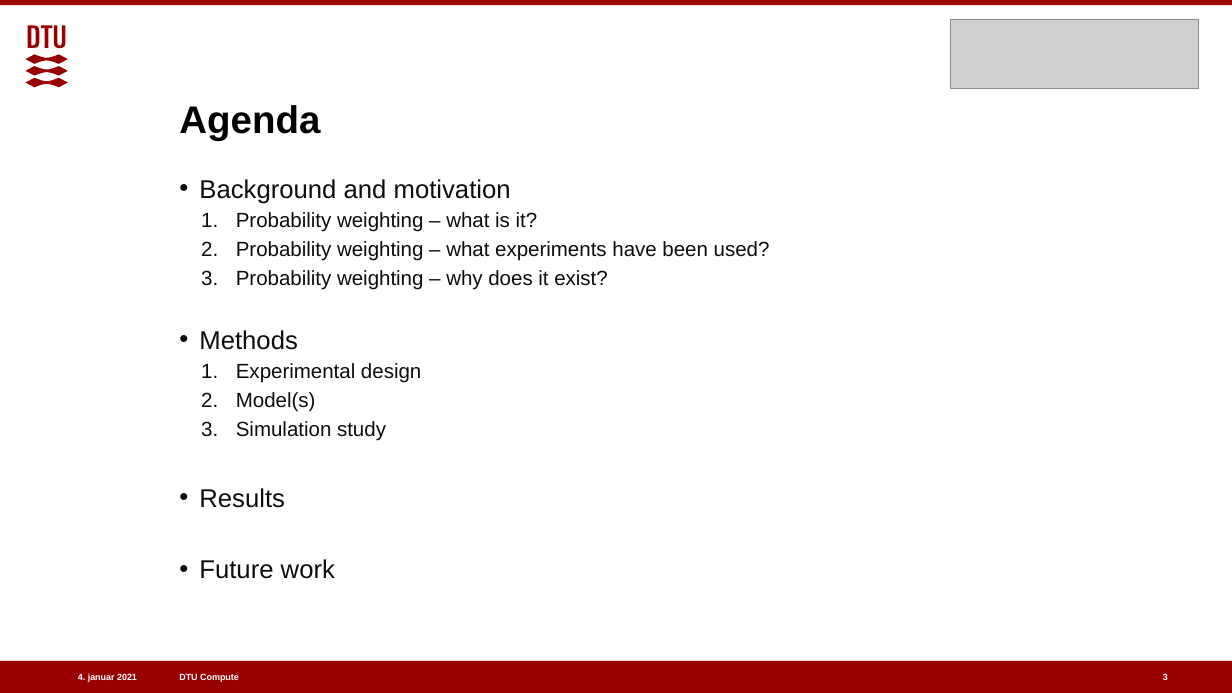
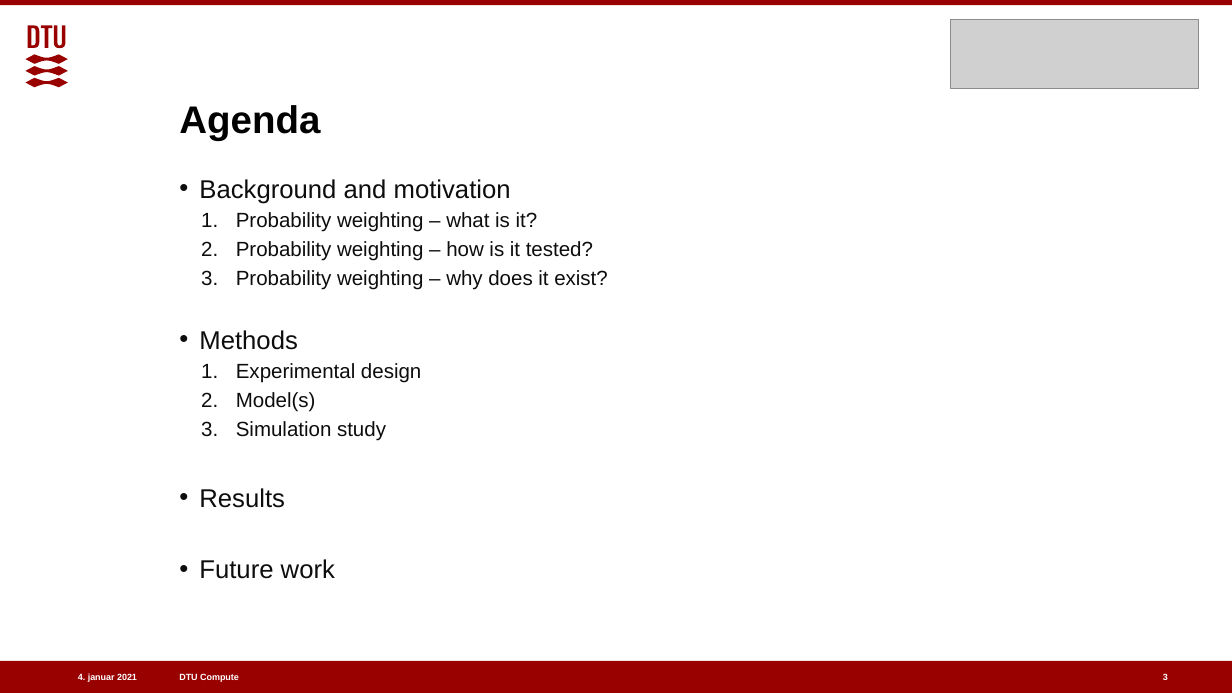
Before and after one commit to benj1003/Comparing-normative-and-descriptive-models-of-probability-weighting, a slide deck: slide 3 of Presentations/Oral defence 07-01-2021.pptx. Drawn at 1232x693 pixels with LibreOffice and Linux fonts; fonts in the diff are those of the drawing; grey boxes stand for pictures. Boxes give left, top, right and bottom in pixels: in the first picture for what was removed or moved away, otherwise in the second. Text is boxed around its words. In the diff, an @@ line names an element or a change of style, - is before the commit and + after.

```diff
--- a/Presentations/Oral defence 07-01-2021.pptx
+++ b/Presentations/Oral defence 07-01-2021.pptx
@@ text at [236, 241, 593, 261]: text changed @@
-  2. Probability weighting – what experiments have been used?
+  2. Probability weighting – how is it tested?
```
Also in this commit, not shown: 3 other slides changed, 4 slides added.
